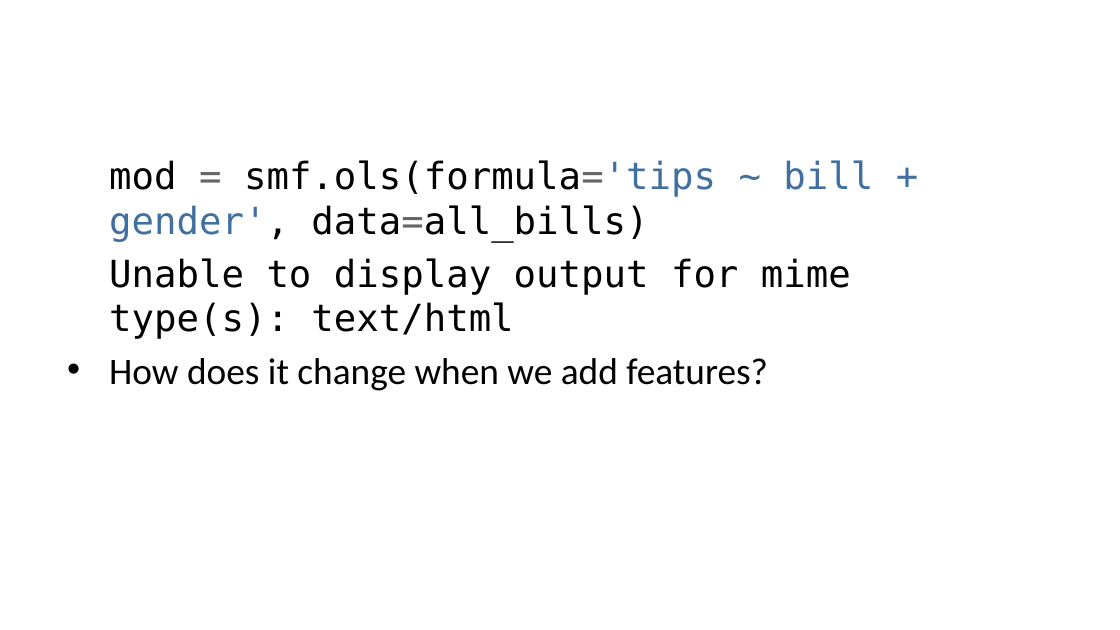
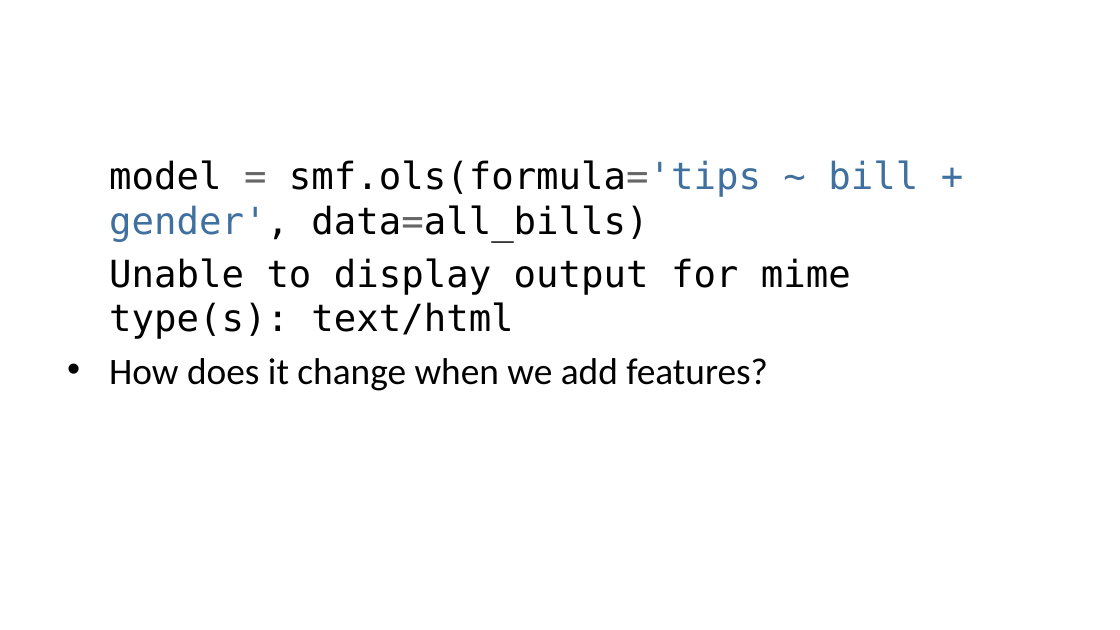
Before and after one commit to AndreasVarotsis/applied-modelling, a slide deck: slide 10 of slides/modelling-tutorial-senior-leaders-ppt.pptx. Drawn at 1120x630 pixels with LibreOffice and Linux fonts; fonts in the diff are those of the drawing. Boxes give left, top, right and bottom in pixels: in the first picture for what was removed or moved away, otherwise in the second. Text is boxed around its words. In the diff, an @@ line names an element or a change of style, - is before the commit and + after.

```diff
--- a/slides/modelling-tutorial-senior-leaders-ppt.pptx
+++ b/slides/modelling-tutorial-senior-leaders-ppt.pptx
@@ text at (x1=109, y1=160, x2=918, y2=242): text changed @@
-mod = smf.ols(formula='tips ~ bill + gender', data=all_bills)
+model = smf.ols(formula='tips ~ bill + gender', data=all_bills)
```
Also in this commit, not shown: 8 other slides changed, 5 slides added, 1 slide removed, 7 other files.
